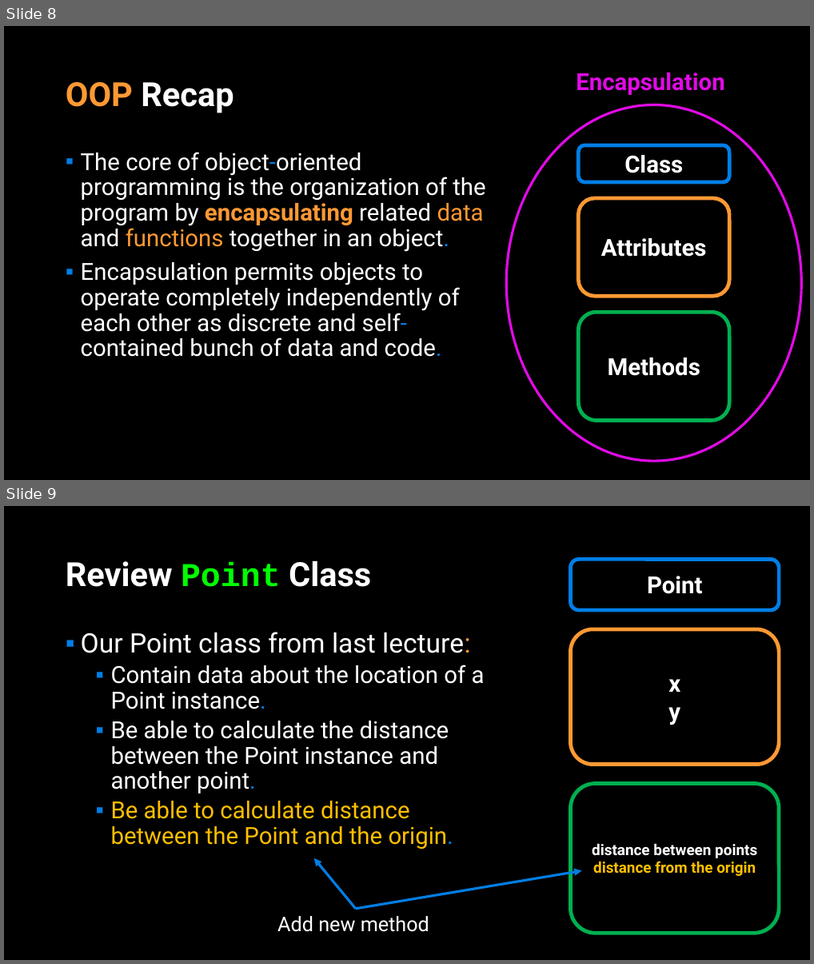
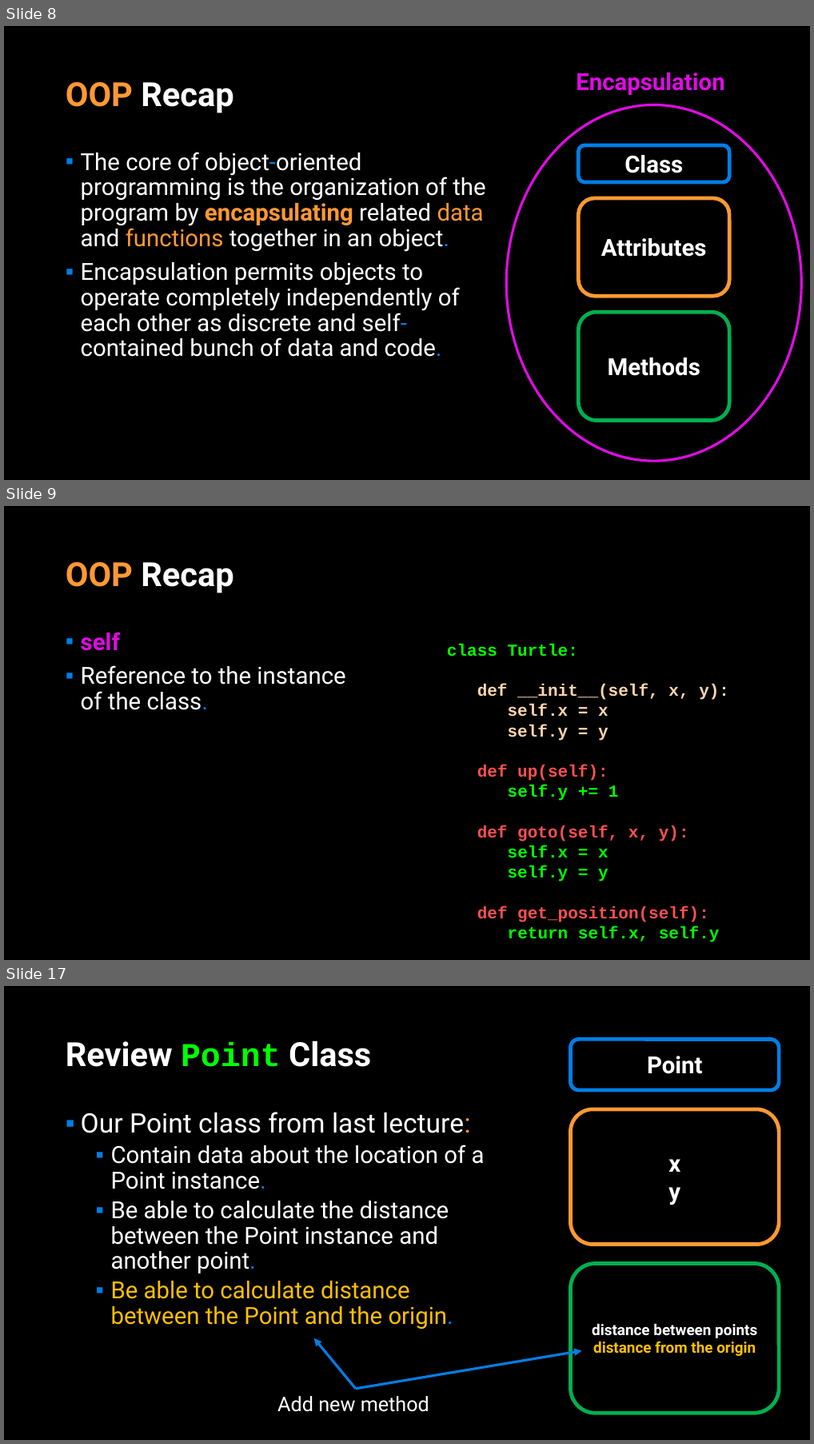
Before and after one commit to APS106/APS106-winter-2022-material, a slide deck: lectures/week10/lecture2/slides/week10_lecture2.pptx. Shown one above the other, each under a label of ours: slides 8 and 9 before the commit, slides 8, 9 and 17 after it; the slides between them are not shown. The pictures are 814x964 and 814x1444 pixels, drawn with LibreOffice and Linux fonts; fonts in the diff are those of the drawing; background and template pictures are left out. Boxes give left, top, right and bottom in pixels: in the first picture for what was removed or moved away, otherwise in the second. Text is boxed around its words. In the diff, an @@ line names an element or a change of style, - is before the commit and + after.

```diff
--- a/lectures/week10/lecture2/slides/week10_lecture2.pptx
+++ b/lectures/week10/lecture2/slides/week10_lecture2.pptx
@@ slide 9 added at bbox=[4, 506, 810, 960], background picture (left out) @@
@@ title added at bbox=[66, 562, 234, 593], 39.6 pt, text #FFFFFF, bold @@
+OOP Recap
@@ text added at bbox=[81, 632, 346, 710], 28 pt, text #FFFFFF @@
+▪ self
+▪ Reference to the instance of the class.
@@ text added at bbox=[447, 644, 730, 942], 20 pt, text #00FF00, bold @@
+class Turtle:
+def __init__(self, x, y):
+self.x = x
+self.y = y
+def up(self):
+self.y += 1
+def goto(self, x, y):
+self.x = x
+self.y = y
+def get_position(self):
+return self.x, self.y
@@ what was slide 9 is now slide 17 @@
```
Also in this commit, not shown: 5 slides changed, 8 other slides added, 13 other files.
